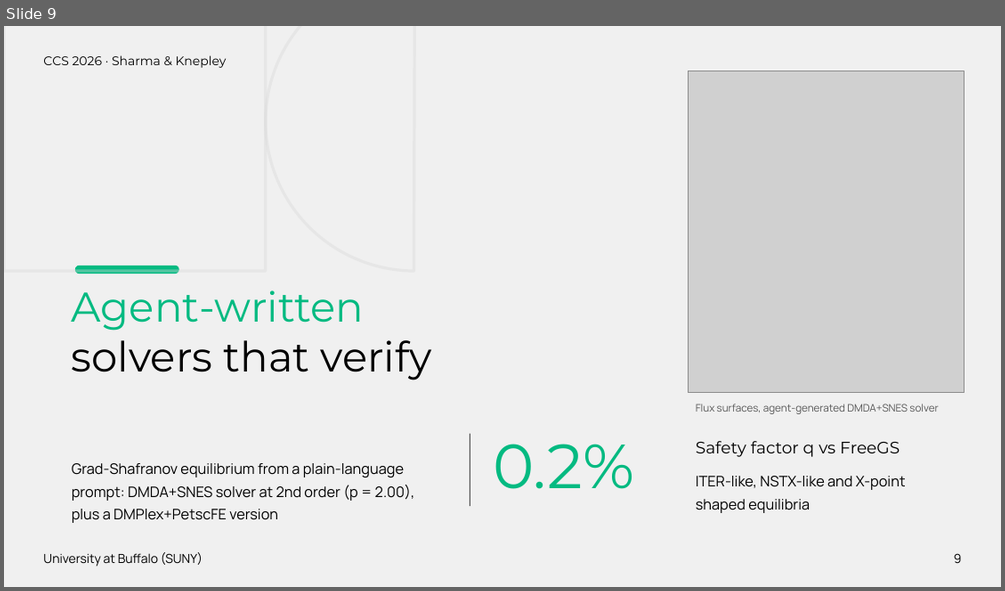
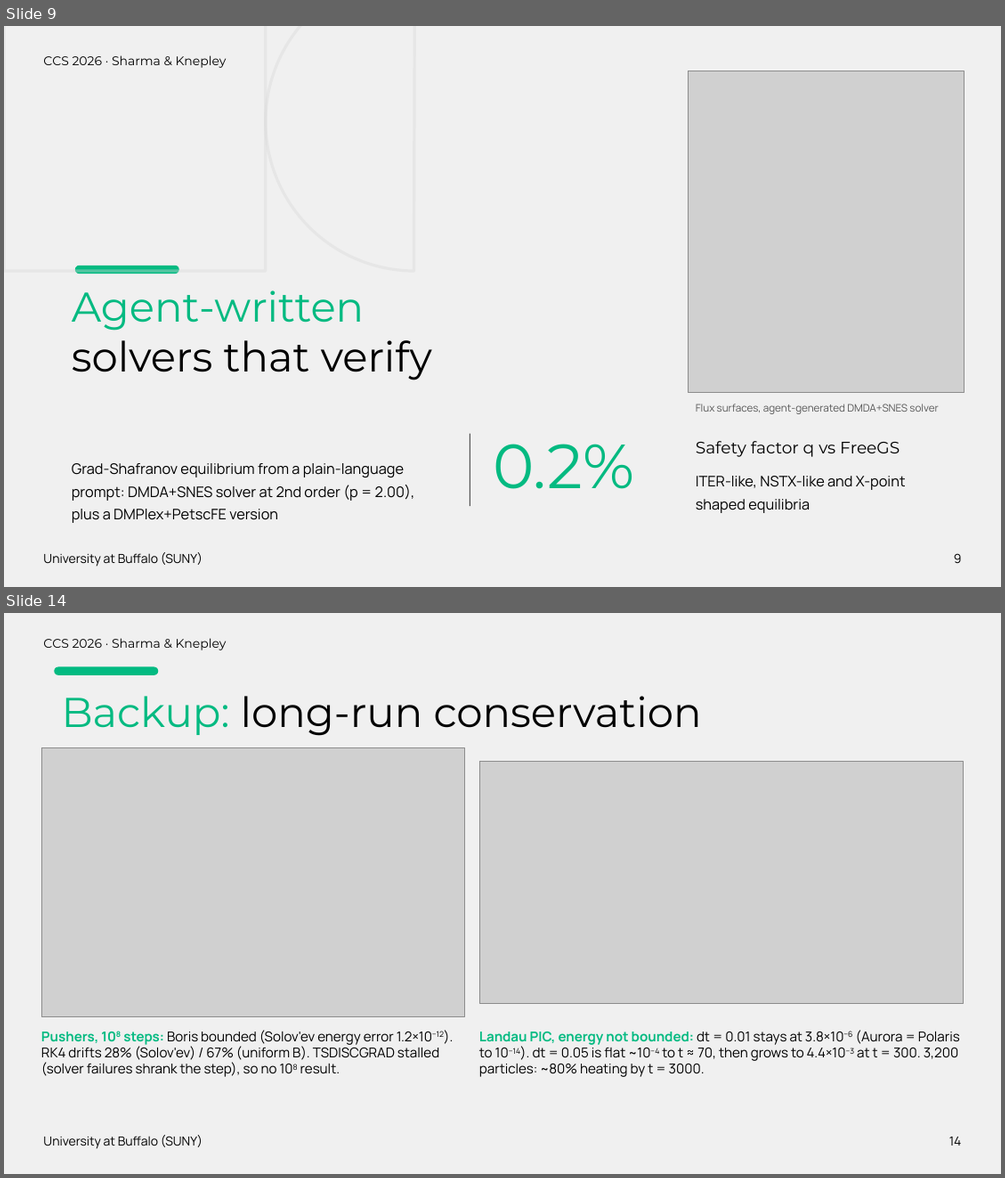
Before and after one commit to engineer-scientist/ccs2026-structure-preserving-plasma, a slide deck: presentation/CCS2026_Sharma_StructurePreservingPlasma.pptx. Shown one above the other, each under a label of ours: slide 9 before the commit, slides 9 and 14 after it; the slides between them are not shown. The pictures are 1005x591 and 1005x1178 pixels, drawn with LibreOffice and Linux fonts; fonts in the diff are those of the drawing; grey boxes stand for pictures. Boxes give left, top, right and bottom in pixels: in the first picture for what was removed or moved away, otherwise in the second. Text is boxed around its words. In the diff, an @@ line names an element or a change of style, - is before the commit and + after.

Commit message:
Deck and report: Phase 4 results (64-node weak scaling, strong scaling, long-run conservation; backup slides; report chapter 10)

```diff
--- a/presentation/CCS2026_Sharma_StructurePreservingPlasma.pptx
+++ b/presentation/CCS2026_Sharma_StructurePreservingPlasma.pptx
@@ slide 14 added at bbox=[4, 613, 1001, 1174], background #F0F0F0 @@
@@ text added at bbox=[43, 638, 226, 650], 12 pt, text #000000 @@
+CCS 2026 · Sharma & Knepley
@@ rounded rectangle added at bbox=[54, 666, 158, 675], fill #03BA81 @@
@@ text added at bbox=[62, 696, 702, 736], 40 pt, text #000000 @@
+Backup: long-run conservation
@@ picture added at bbox=[41, 747, 465, 1017] @@
@@ picture added at bbox=[479, 761, 963, 1004] @@
@@ text added at bbox=[41, 1030, 444, 1077], 13 pt, text #000000 @@
+Pushers, 108 steps: Boris bounded (Solov'ev energy error 1.2×10−12). RK4 drifts 28% (Solov'ev) / 67% (uniform B). TSDISCGRAD stalled (solver failures shrank the step), so no 108 result.
@@ text added at bbox=[479, 1030, 960, 1077], 13 pt, text #000000 @@
+Landau PIC, energy not bounded: dt = 0.01 stays at 3.8×10−6 (Aurora = Polaris to 10−14). dt = 0.05 is flat ~10−4 to t ≈ 70, then grows to 4.4×10−3 at t = 300. 3,200 particles: ~80% heating by t = 3000.
@@ text added at bbox=[43, 1135, 202, 1149], 12 pt, text #000000 @@
+University at Buffalo (SUNY)
@@ text added at bbox=[949, 1136, 962, 1145], 12 pt, text #000000 @@
+14
```
Also in this commit, not shown: 4 slides changed, 1 other slide added, 2 other files.
